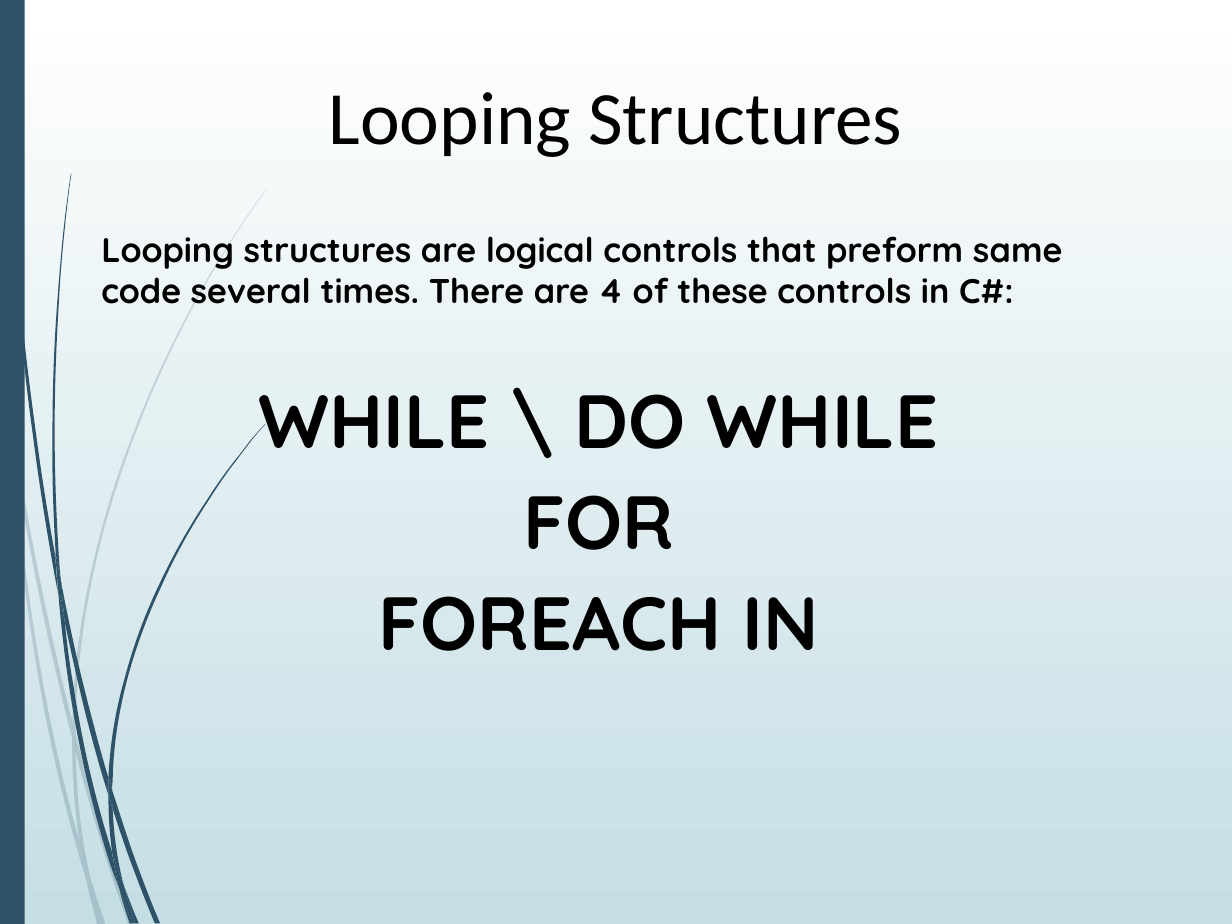
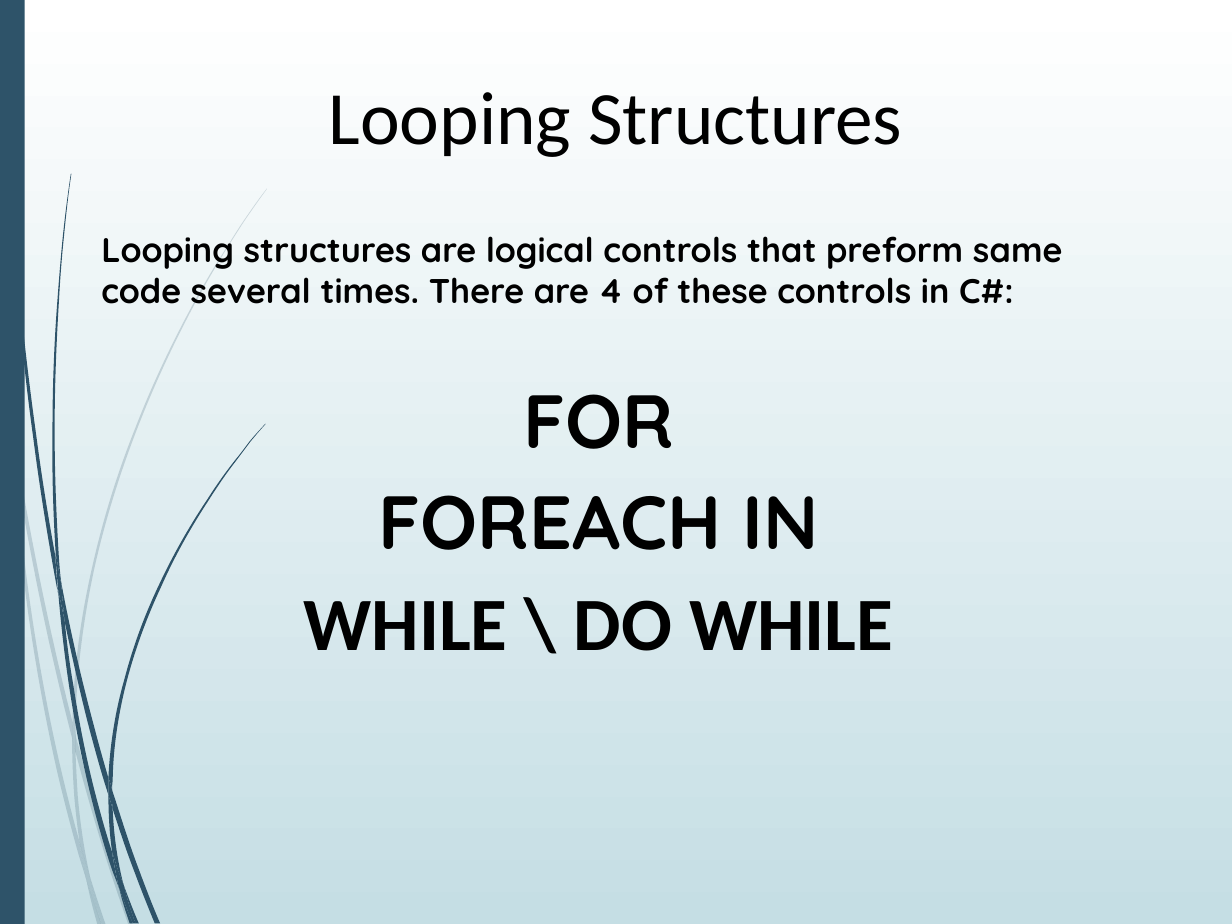
Before and after one commit to AGGP-NHTI/AGGP101c, a slide deck: slide 2 of LABS/LAB06/Lab6_C#_LoopingStructures.pptx. Drawn at 1232x924 pixels with LibreOffice and Linux fonts; fonts in the diff are those of the drawing. Boxes give left, top, right and bottom in pixels: in the first picture for what was removed or moved away, otherwise in the second. Text is boxed around its words. In the diff, an @@ line names an element or a change of style, - is before the commit and + after.

```diff
--- a/LABS/LAB06/Lab6_C#_LoopingStructures.pptx
+++ b/LABS/LAB06/Lab6_C#_LoopingStructures.pptx
@@ text at (x1=259, y1=394, x2=938, y2=449): paragraph removed @@
-WHILE \ DO WHILE
@@ text at (x1=303, y1=600, x2=893, y2=651): paragraph added @@
+WHILE \ DO WHILE
```
Also in this commit, not shown: 9 other files.
